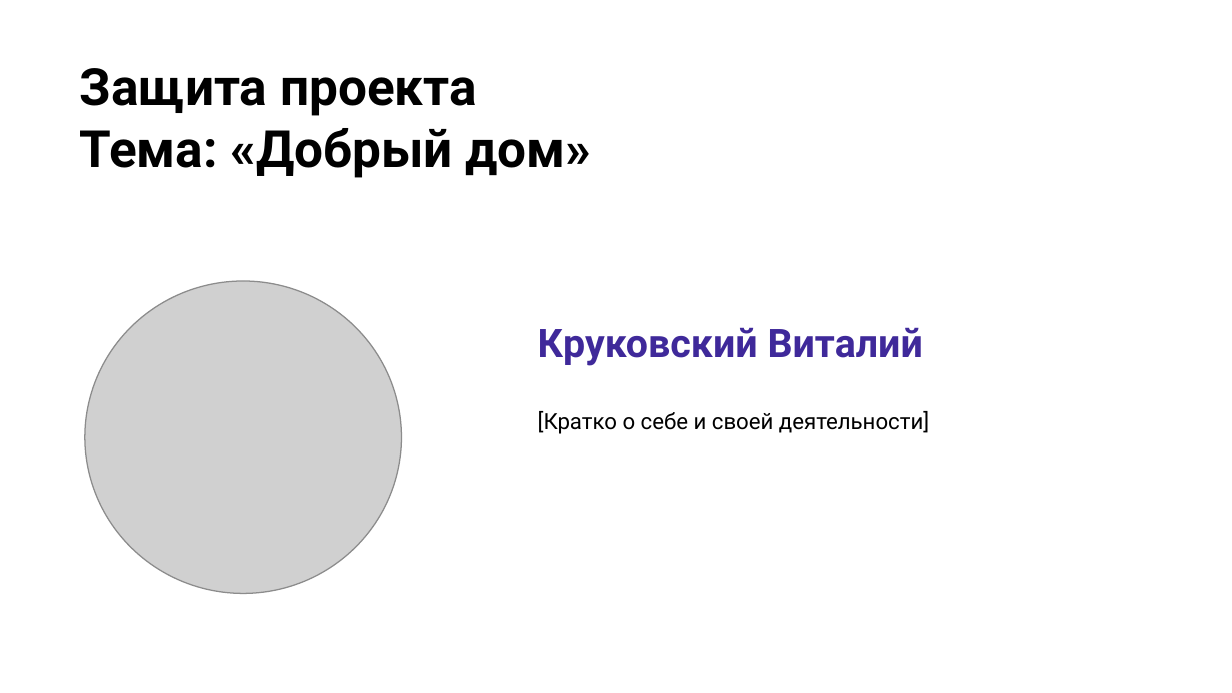
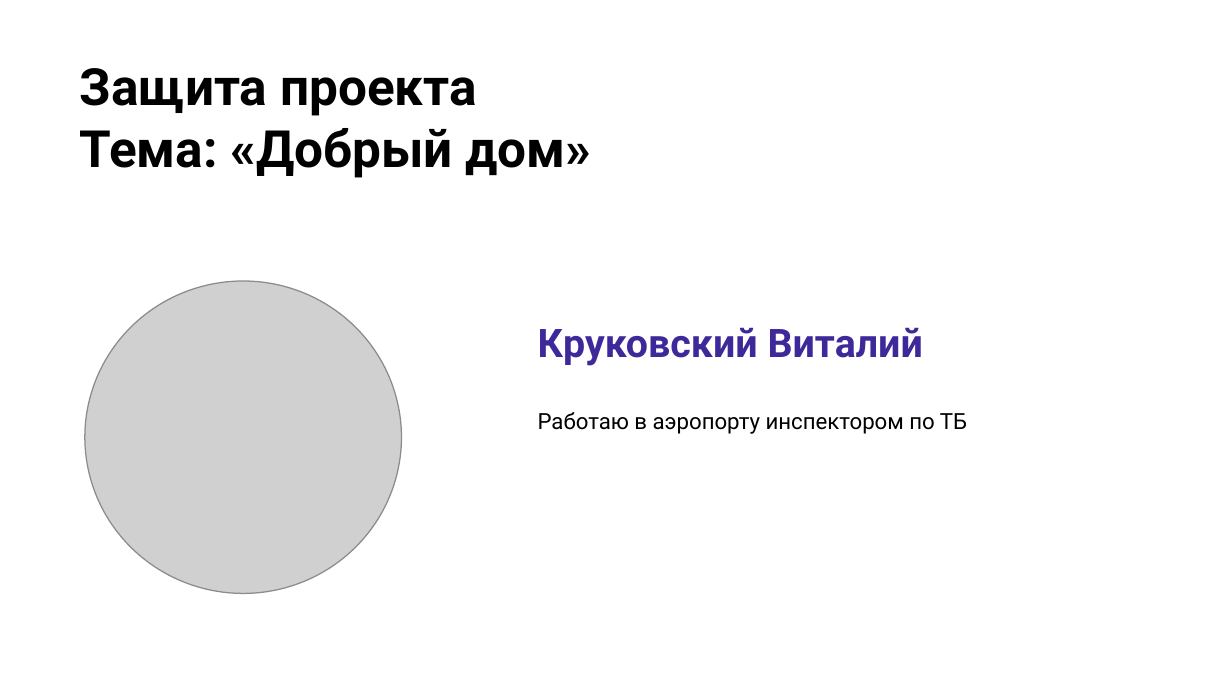
Before and after one commit to VitalyKruk/dobryi-dom, a slide deck: slide 3 of docs/Добрый_дом_Защита_проекта.pptx. Drawn at 1232x693 pixels with LibreOffice and Linux fonts; fonts in the diff are those of the drawing; grey boxes stand for pictures; background and template pictures are left out. Boxes give left, top, right and bottom in pixels: in the first picture for what was removed or moved away, otherwise in the second. Text is boxed around its words. In the diff, an @@ line names an element or a change of style, - is before the commit and + after.

```diff
--- a/docs/Добрый_дом_Защита_проекта.pptx
+++ b/docs/Добрый_дом_Защита_проекта.pptx
@@ text at (538, 412, 967, 434): text changed @@
-[Кратко о себе и своей деятельности]
+Работаю в аэропорту инспектором по ТБ
```
Also in this commit, not shown: 1 other slide changed.
